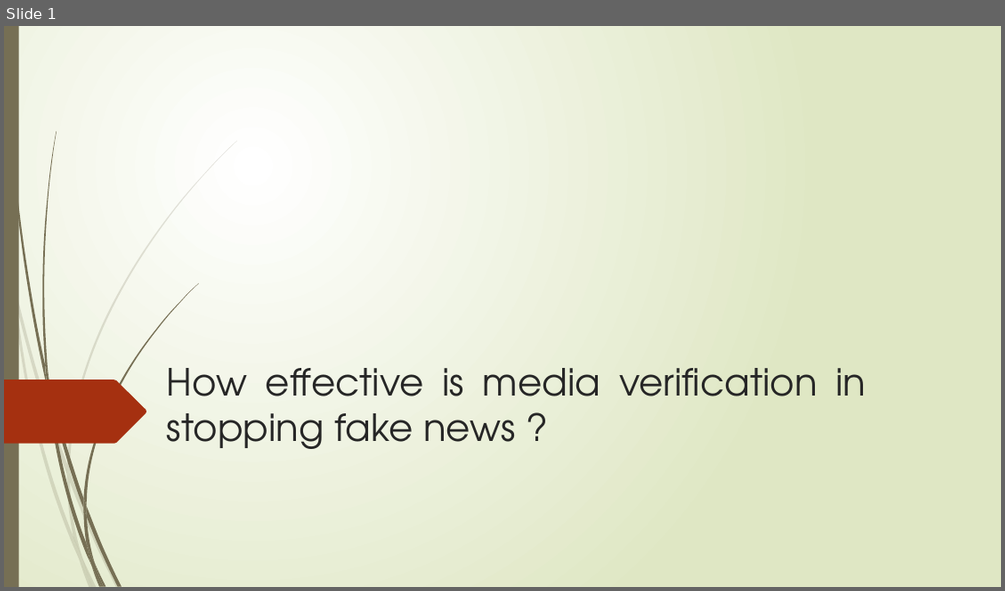
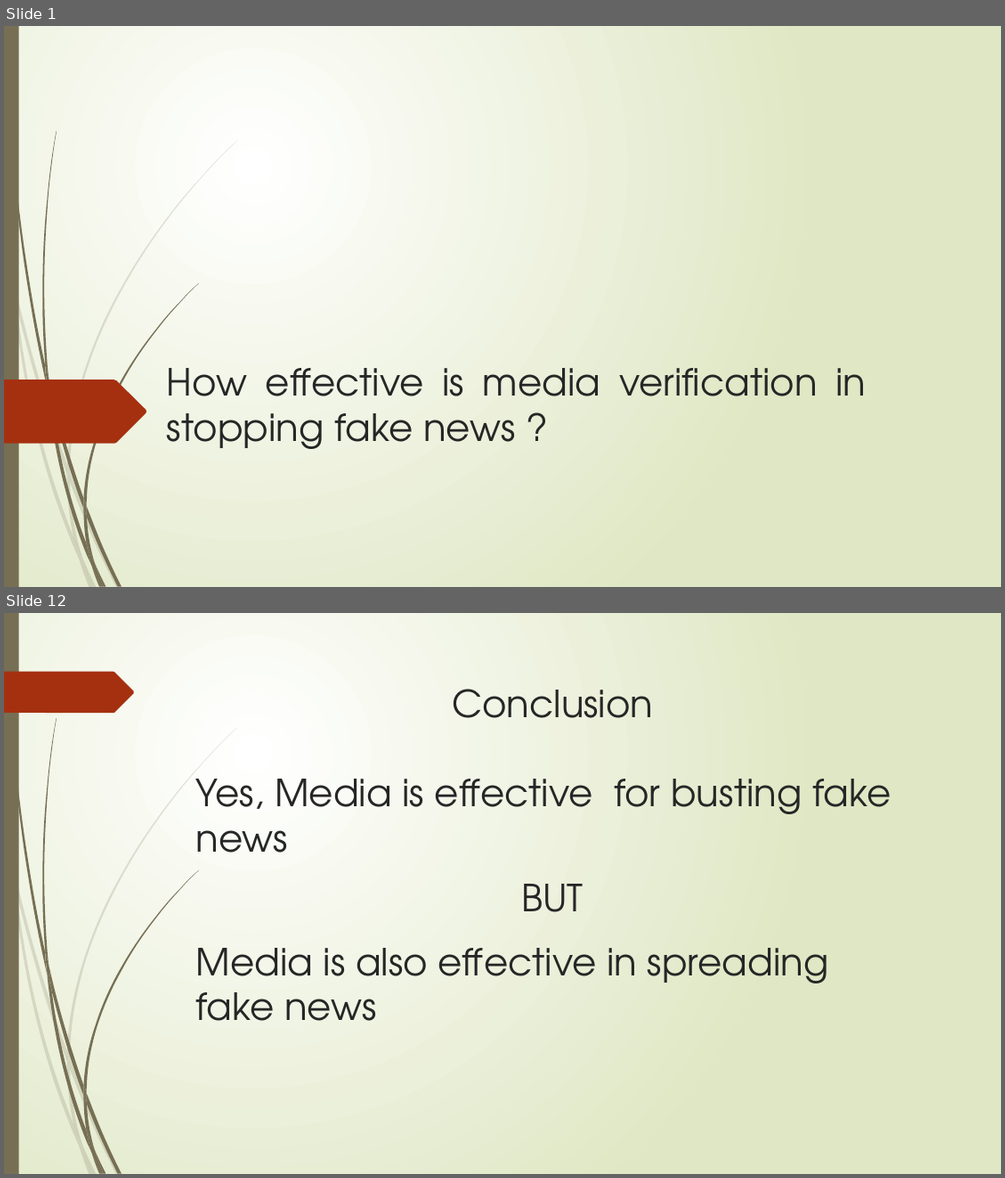
Before and after one commit to dimasmamot/PENS-IT-S6, a slide deck: Bahasa Inggris 6/How effective is media verification in stopping fake.pptx. Shown one above the other, each under a label of ours: slide 1 before the commit, slides 1 and 12 after it; the slides between them are not shown. The pictures are 1005x591 and 1005x1178 pixels, drawn with LibreOffice and Linux fonts; fonts in the diff are those of the drawing. Boxes give left, top, right and bottom in pixels: in the first picture for what was removed or moved away, otherwise in the second. Text is boxed around its words. In the diff, an @@ line names an element or a change of style, - is before the commit and + after.

```diff
--- a/Bahasa Inggris 6/How effective is media verification in stopping fake.pptx
+++ b/Bahasa Inggris 6/How effective is media verification in stopping fake.pptx
@@ slide 12 added at <box>4,613,1001,1174</box>, background gradient #FFFFFF to #DFE8C4; not listed: 23 template elements that a slide beside it also shows @@
@@ freeform shape added at <box>4,672,134,713</box>, fill #A53010 @@
@@ text added at <box>452,689,653,718</box>, 36 pt, text #262626 @@
+Conclusion
@@ text added at <box>195,779,890,852</box>, 36 pt, text #262626 @@
+Yes, Media is effective for busting fake news
@@ title added at <box>521,884,582,912</box>, 36 pt, text #262626 @@
+BUT
@@ text added at <box>195,948,828,1021</box>, 36 pt, text #262626 @@
+Media is also effective in spreading fake news
```
Also in this commit, not shown: 5 slides changed, 5 other slides added, 20 other files.
